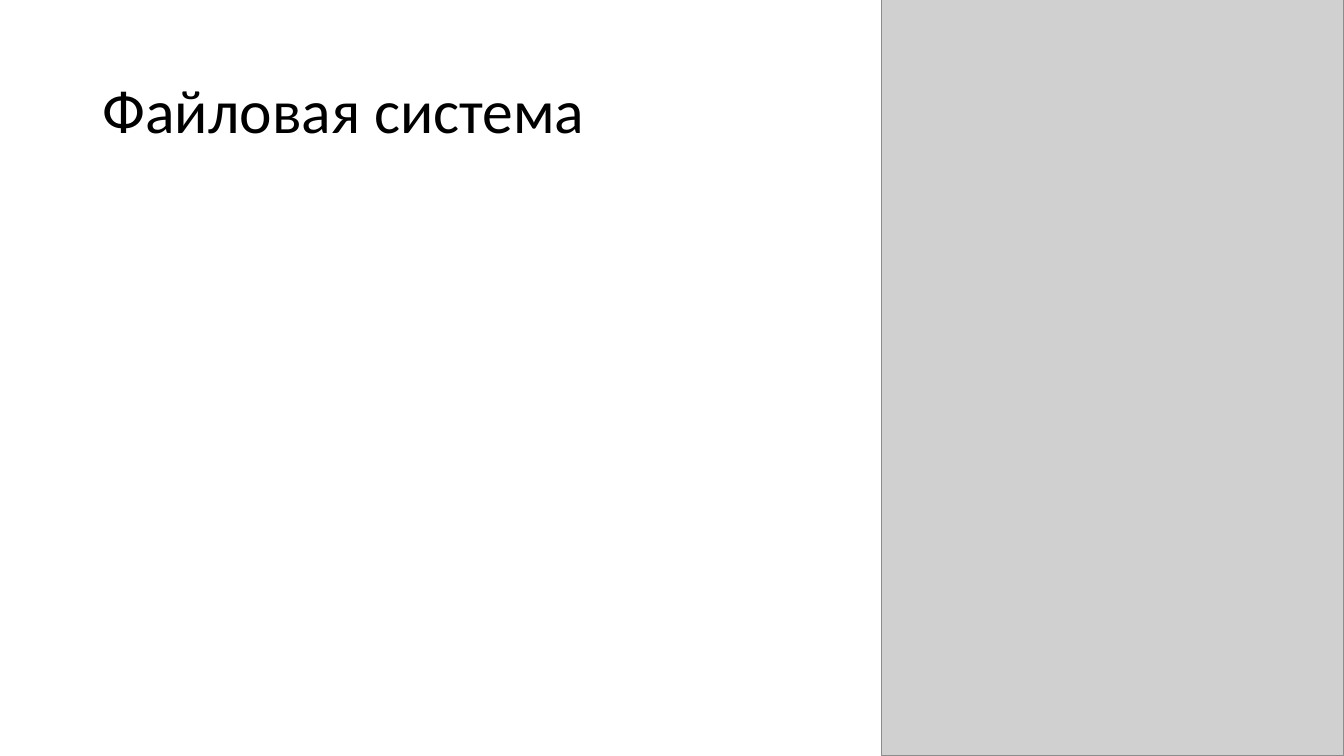
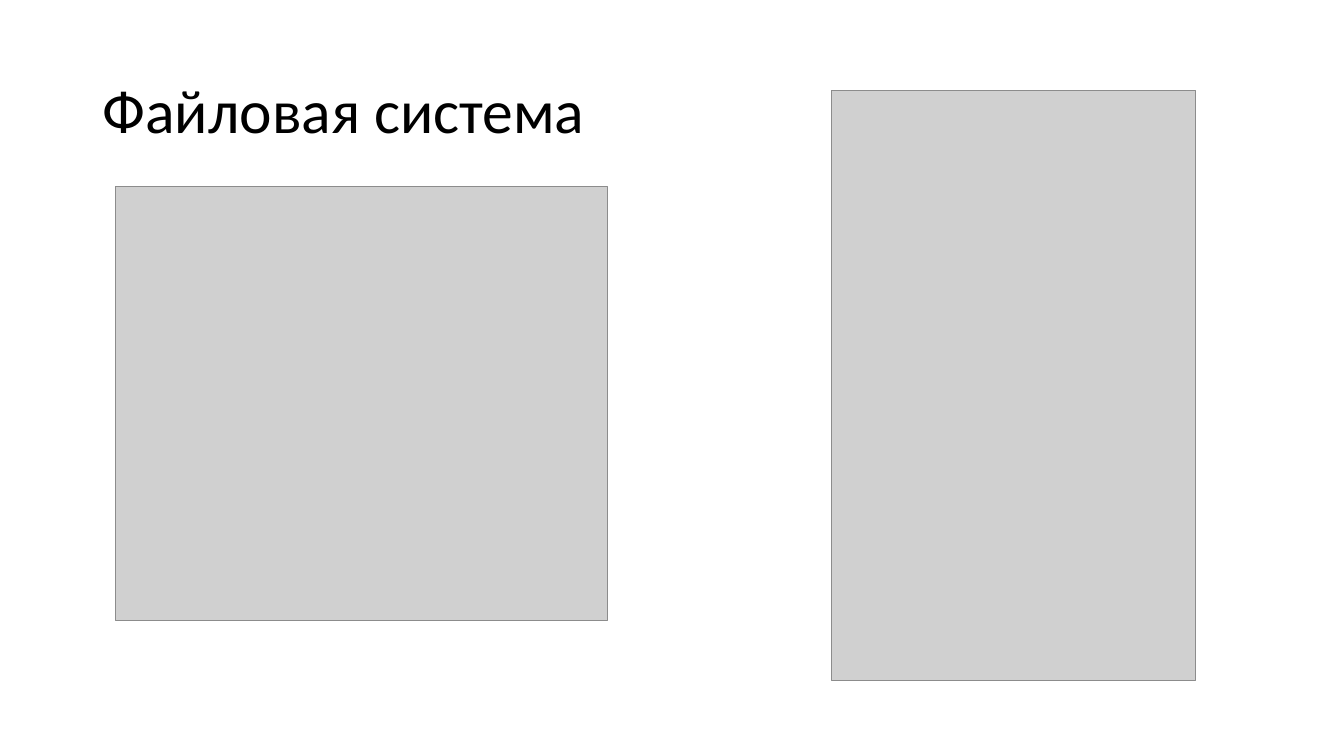
Before and after one commit to SMS-message/WEBProject, a slide deck: slide 2 of materials/presentation.pptx. Drawn at 1344x756 pixels with LibreOffice and Linux fonts; fonts in the diff are those of the drawing; grey boxes stand for pictures. Boxes give left, top, right and bottom in pixels: in the first picture for what was removed or moved away, otherwise in the second. Text is boxed around its words. In the diff, an @@ line names an element or a change of style, - is before the commit and + after.

```diff
--- a/materials/presentation.pptx
+++ b/materials/presentation.pptx
@@ picture removed at (881,0,1344,756) @@
@@ picture added at (832,91,1197,681) @@
@@ picture added at (115,187,608,620) @@
```
Also in this commit, not shown: 1 other slide changed, 9 other files.
